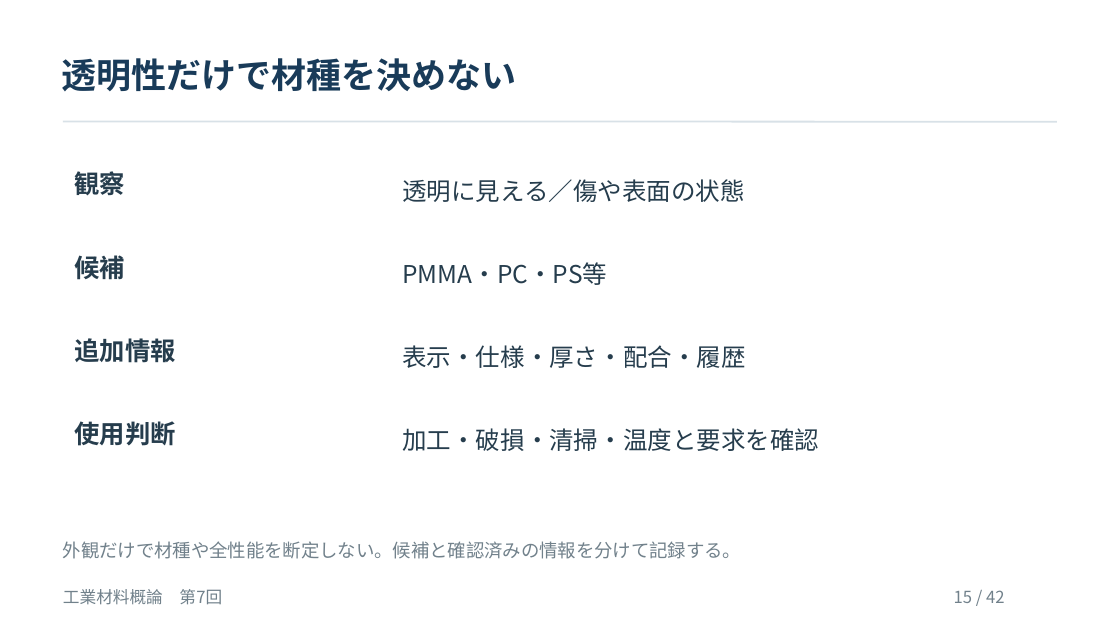
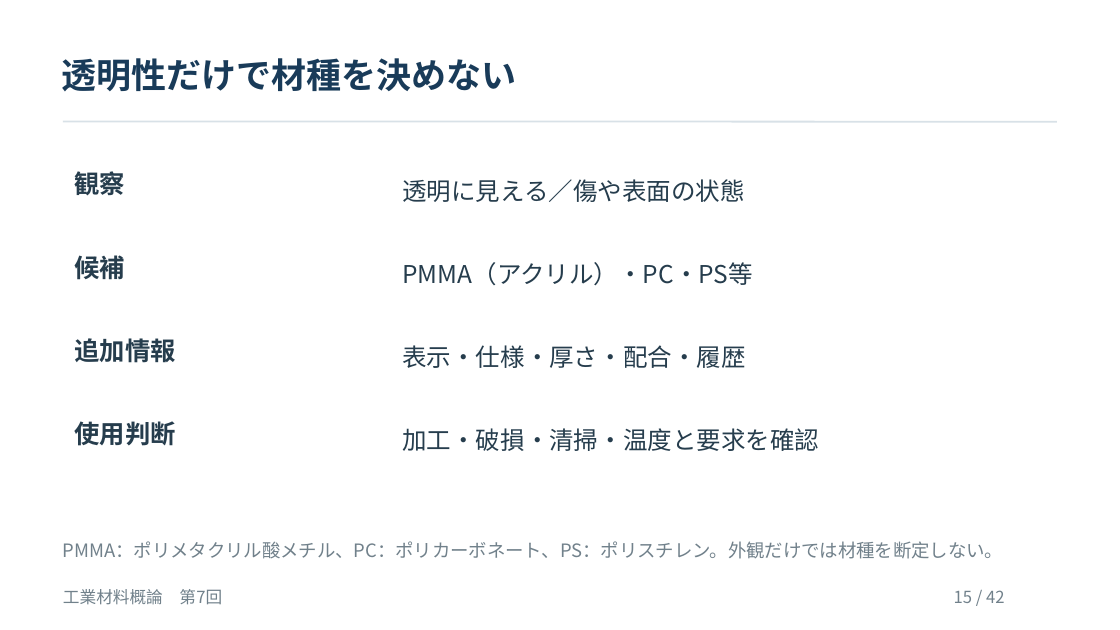
Before and after one commit to zooc-14calbp/industrial-materials-course, a slide deck: slide 15 of 学生用/第07回/07_授業スライド.pptx. Drawn at 1120x630 pixels with LibreOffice and Linux fonts; fonts in the diff are those of the drawing. Boxes give left, top, right and bottom in pixels: in the first picture for what was removed or moved away, otherwise in the second. Text is boxed around its words. In the diff, an @@ line names an element or a change of style, - is before the commit and + after.

```diff
--- a/学生用/第07回/07_授業スライド.pptx
+++ b/学生用/第07回/07_授業スライド.pptx
@@ text at [403, 262, 753, 285]: text changed @@
-PMMA・PC・PS等
+PMMA（アクリル）・PC・PS等
@@ text at [63, 541, 1003, 559]: text changed @@
-外観だけで材種や全性能を断定しない。候補と確認済みの情報を分けて記録する。
+PMMA：ポリメタクリル酸メチル、PC：ポリカーボネート、PS：ポリスチレン。外観だけでは材種を断定しない。
```
Also in this commit, not shown: 2 other slides changed, 9 other files.
